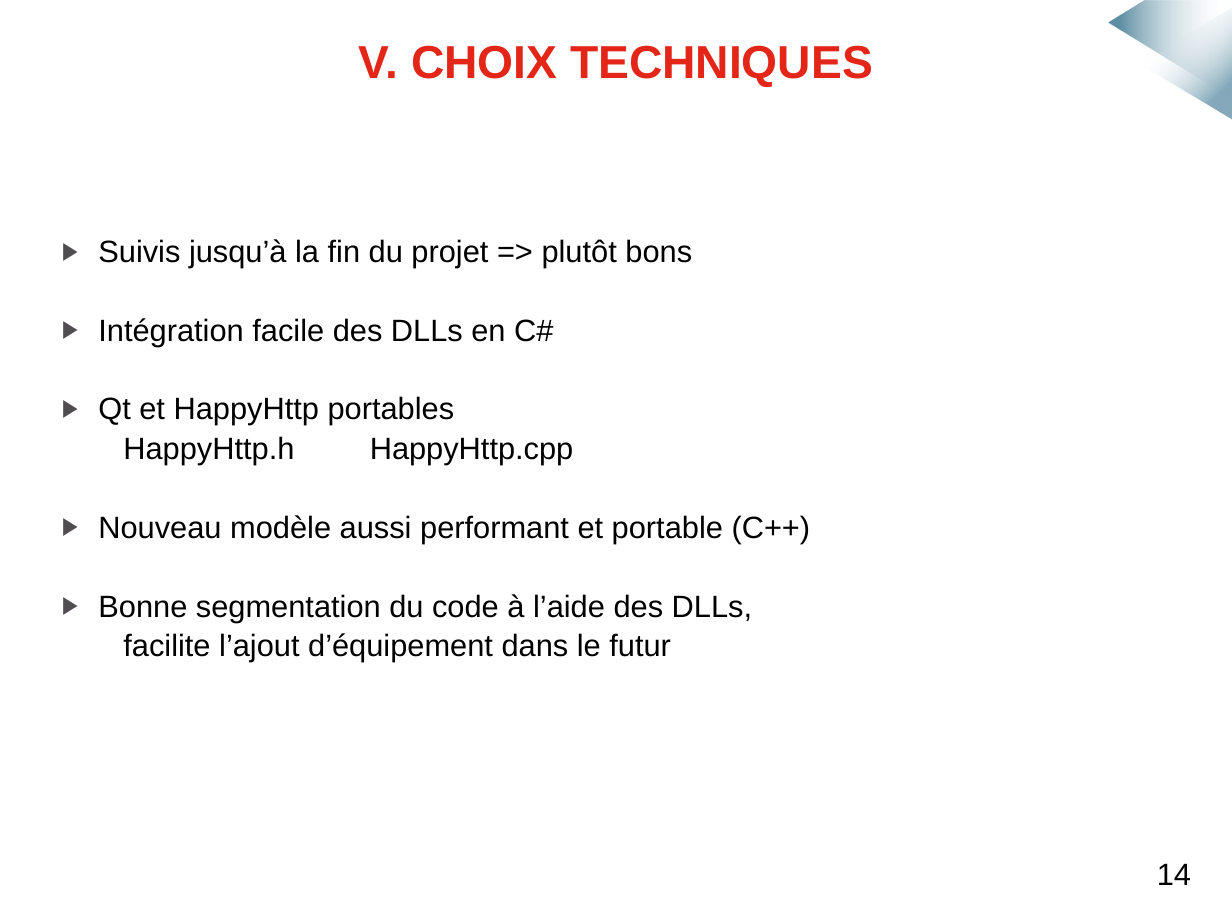
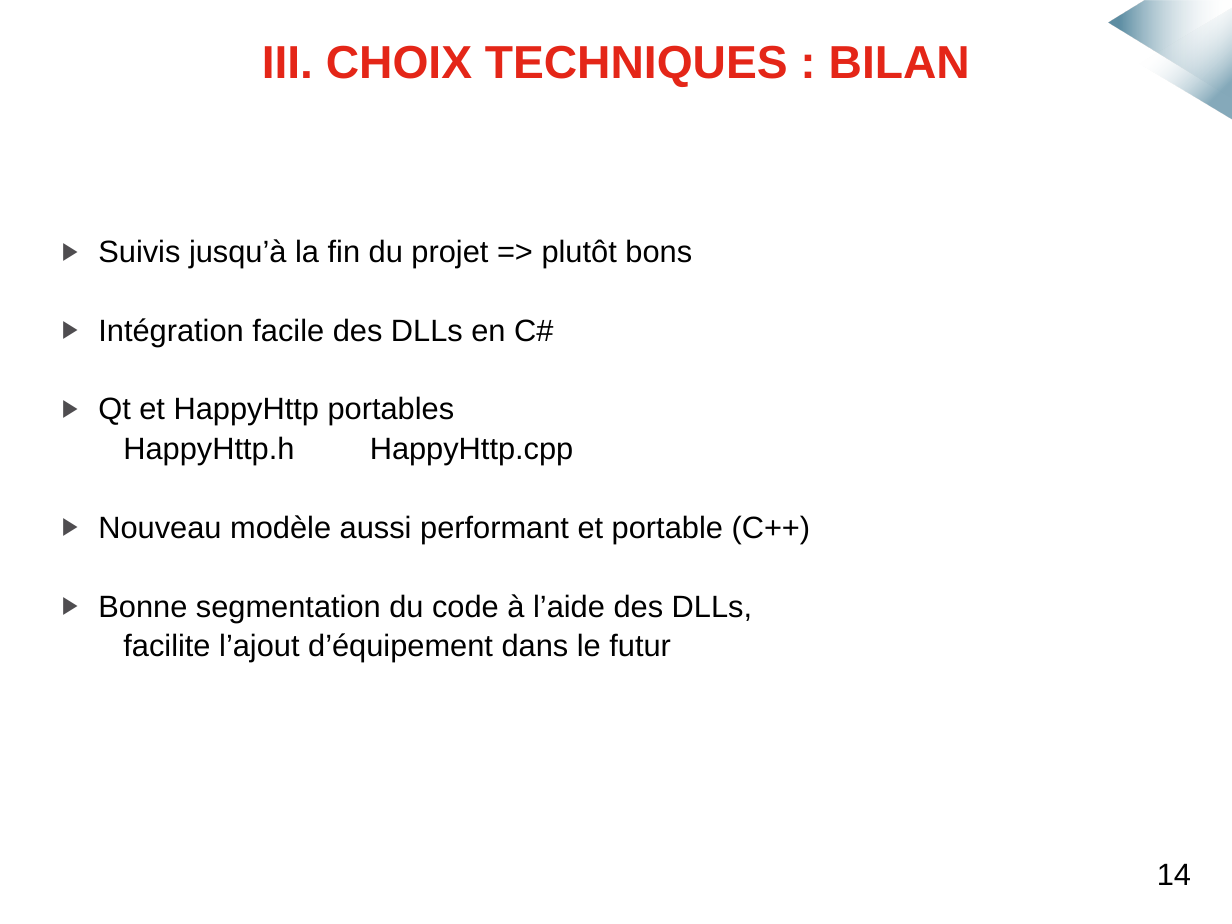
Before and after one commit to mmeven/EP_Domotique_Tablette, a slide deck: slide 11 of Rendu/Diapo_soutenance.pptx. Drawn at 1232x924 pixels with LibreOffice and Linux fonts; fonts in the diff are those of the drawing; background and template pictures are left out. Boxes give left, top, right and bottom in pixels: in the first picture for what was removed or moved away, otherwise in the second. Text is boxed around its words. In the diff, an @@ line names an element or a change of style, - is before the commit and + after.

```diff
--- a/Rendu/Diapo_soutenance.pptx
+++ b/Rendu/Diapo_soutenance.pptx
@@ text at bbox=[262, 45, 970, 87]: text changed @@
-V. CHOIX TECHNIQUES
+III. CHOIX TECHNIQUES : BILAN
```
Also in this commit, not shown: 15 other slides changed, 1 slide removed.
